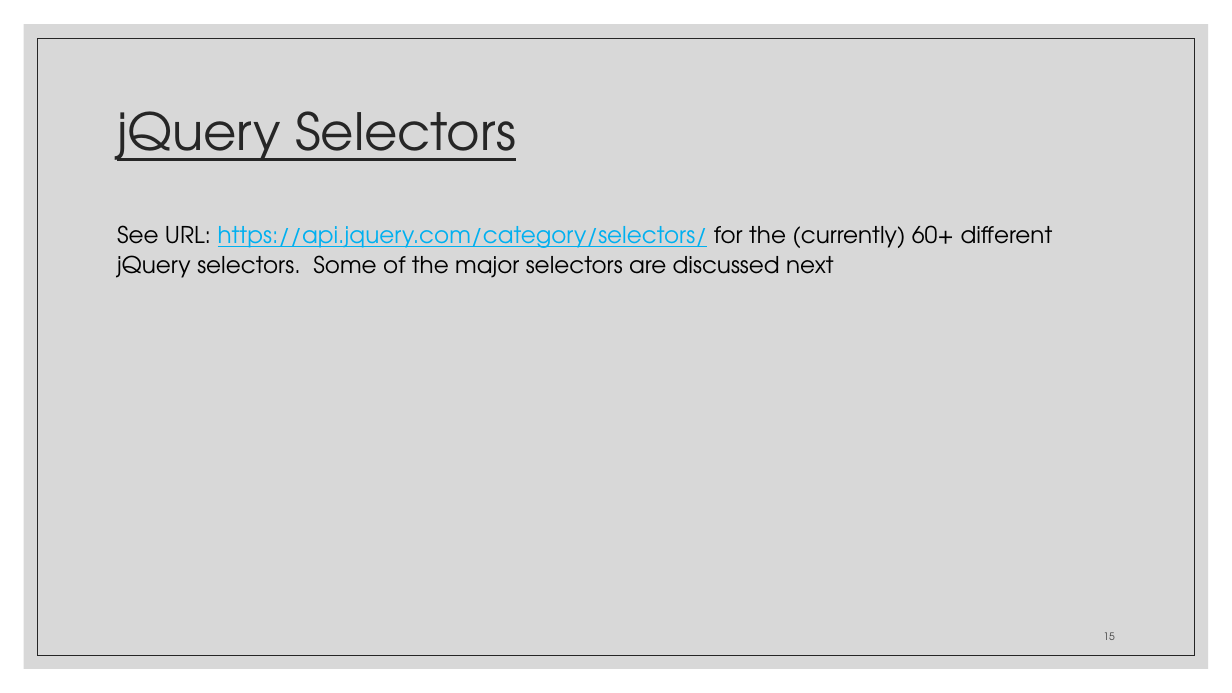
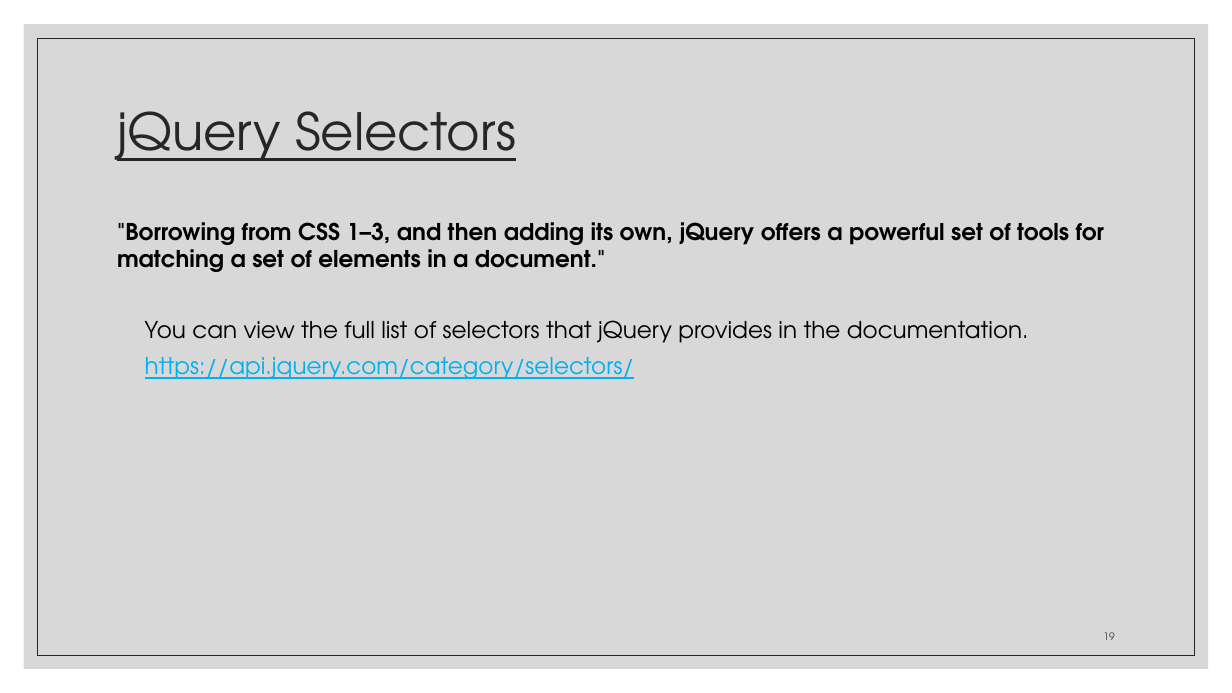
Before and after one commit to zackstotts/base-node-curriculum, a slide deck: slide 19 of unit_00/html_review/05 jQuery.pptx (slide 15 before the commit). Drawn at 1232x693 pixels with LibreOffice and Linux fonts; fonts in the diff are those of the drawing. Boxes give left, top, right and bottom in pixels: in the first picture for what was removed or moved away, otherwise in the second. Text is boxed around its words. In the diff, an @@ line names an element or a change of style, - is before the commit and + after.

Commit message:
jquery slides

```diff
--- a/unit_00/html_review/05 jQuery.pptx
+++ b/unit_00/html_review/05 jQuery.pptx
@@ text at (117, 222, 1104, 379): text changed @@
-See URL: https://api.jquery.com/category/selectors/ for the (currently) 60+ different jQuery selectors. Some of the major selectors are discussed next
+"Borrowing from CSS 1–3, and then adding its own, jQuery offers a powerful set of tools for matching a set of elements in a document."
+  You can view the full list of selectors that jQuery provides in the documentation.
+  https://api.jquery.com/category/selectors/
@@ page number at (1103, 632, 1114, 640): text changed @@
-15
+19
```
Also in this commit, not shown: 11 other slides changed, 15 slides added, 23 slides removed.
